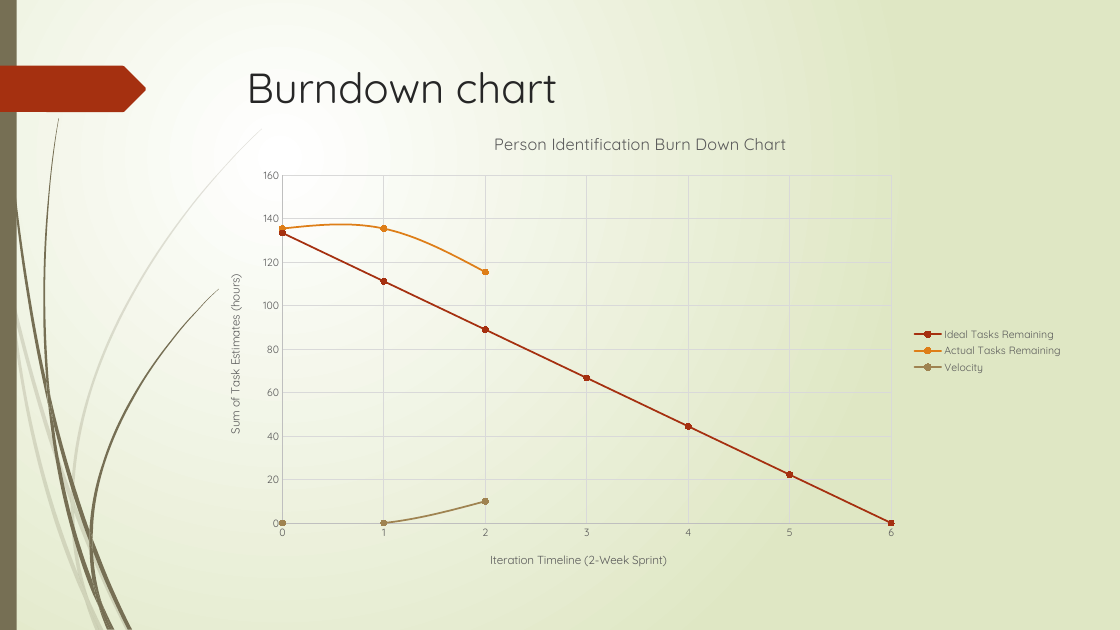
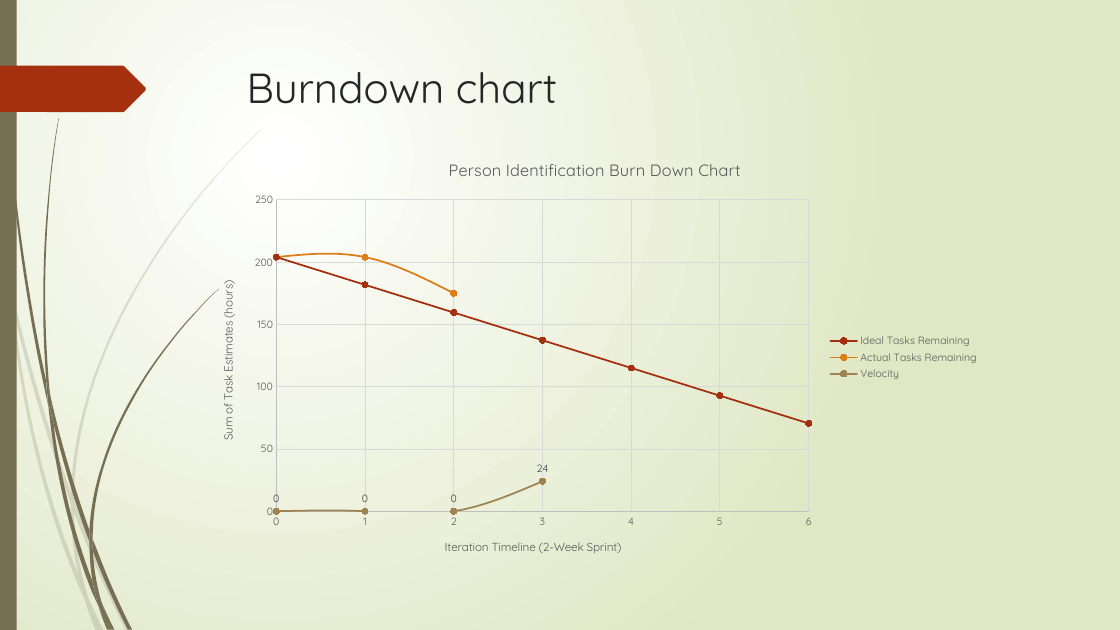
Before and after one commit to JordanStickley/Person_Identification, a slide deck: slide 5 of Demo_2_PowerPoint.pptx. Drawn at 1120x630 pixels with LibreOffice and Linux fonts; fonts in the diff are those of the drawing. Boxes give left, top, right and bottom in pixels: in the first picture for what was removed or moved away, otherwise in the second. Text is boxed around its words. In the diff, an @@ line names an element or a change of style, - is before the commit and + after.

```diff
--- a/Demo_2_PowerPoint.pptx
+++ b/Demo_2_PowerPoint.pptx
@@ scatter smooth chart at (202,142,986,572) @@
-Ideal Tasks Remaining: (0, 134), (1, 111), (2, 89), (3, 67), (4, 44), (5, 22), (6, 0)
+Ideal Tasks Remaining: (0, 204), (1, 182), (2, 160), (3, 137), (4, 115), (5, 93), (6, 70)
-Actual Tasks Remaining: (0, 136), (1, 136), (2, 116)
+Actual Tasks Remaining: (0, 204), (1, 204), (2, 175)
-Velocity: (0, 0), (1, 0), (2, 10)
+Velocity: (0, 0), (1, 0), (2, 0), (3, 24)
@@ data labels of Velocity added @@
@@ scatter smooth chart: place and size @@
-scatter smooth chart at (210,116,1071,585)
+scatter smooth chart at (202,142,986,572)
```
Also in this commit, not shown: 4 other slides changed, 3 other files.
